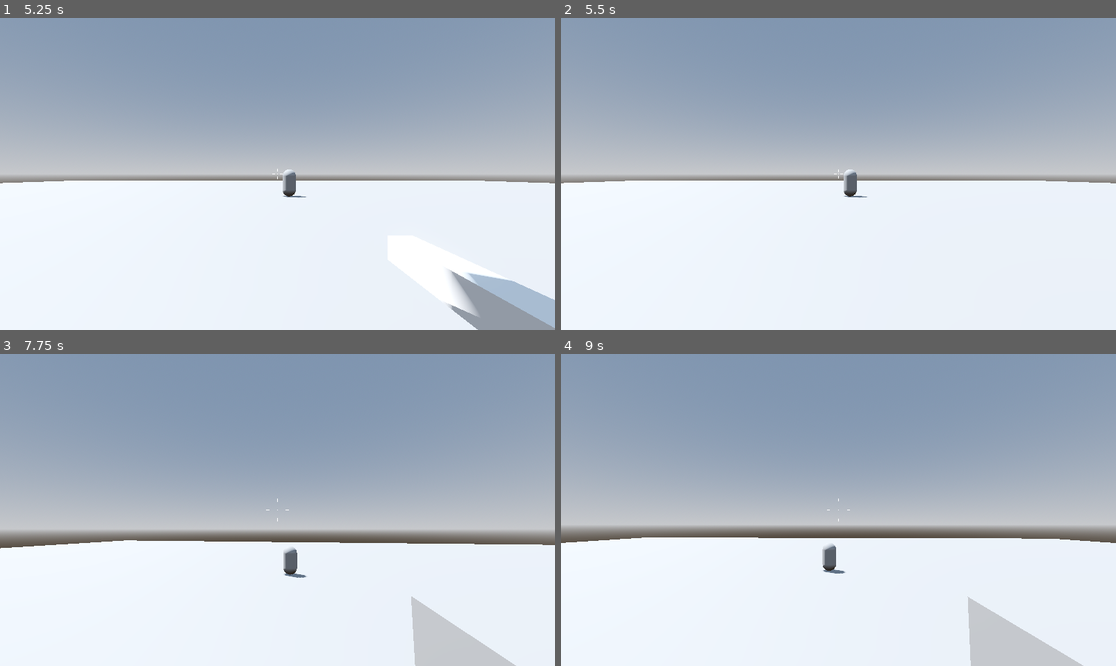
Above: before the commit, frames 1-4 (two rows, left to right).
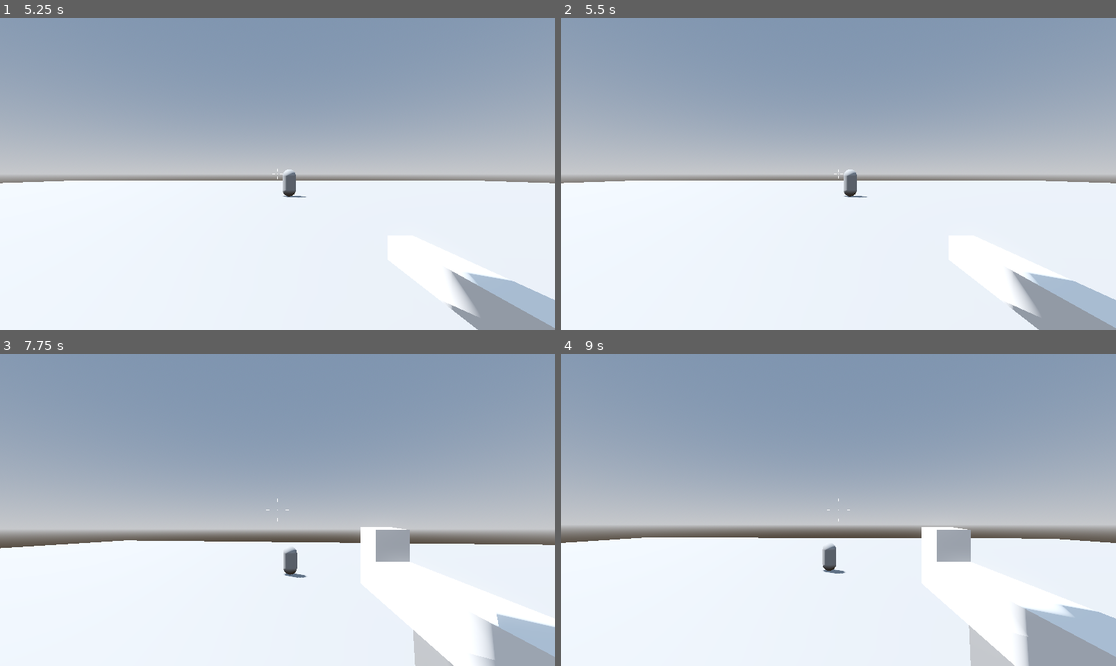
Above: after the commit, the same moments.

Repository: Vetherion/Vetherion
Game: Godot game, scene res://Scenes/3D_Level.tscn
Two runs of this game, one before a commit and one after it. Both use one fixed random seed, a clock stepped at 60 frames per second and the inputs below.
Inputs (mouse positions are in pixels of both pictures, inside the frame that each line leads up to):
- Up to frame 1 (5.25 s): tap Enter at 0.5 s; move the mouse to (305, 174) at 0.52 s; hold Up (arrow_up) from 0.53 s (still down); tap E (E) at 0.6, 2.3, 3.6, 4.55 s; tap Space (jump) at 0.77, 1.52, 2.75, 3.02, 3.77, 4.52 s; tap 3 (Punch) at 0.8, 1.35, 3.05, 4.35 s; move the mouse to (249, 174) at 1.27 s; click (249, 174) at 1.55 s; move the mouse to (288, 167) at 2.02 s; press the mouse at (288, 167) at 2.03 s; move the mouse to (271, 180) at 2.77 s; release the mouse at (271, 180) at 2.78 s; tap F (Car) at 2.85 s; move the mouse to (316, 177) at 3.52 s; press the mouse at (316, 177) at 3.53 s; move the mouse to (233, 170) at 4.27 s; release the mouse at (233, 170) at 4.28 s; move the mouse to (283, 174) at 5.02 s; tap 1 (Rifle) at 5.1 s
- Up to frame 2 (5.5 s): keep holding Up (arrow_up); tap 3 (Punch) at 5.3 s
- Up to frame 3 (7.75 s): tap Enter at 5.75 s; move the mouse to (255, 503) at 5.77 s; release Up (arrow_up) at 5.78 s; hold D (move_right) 5.78-6.53 s; tap 2 (Sniper) at 5.85 s; tap Space (jump) at 6.02, 6.77, 7.52 s; click (255, 503) at 6.05 s; move the mouse to (305, 510) at 6.52 s; hold Up (arrow_up) from 6.53 s (still down); tap Tab (TAB) at 6.6 s; tap E (E) at 6.8 s; move the mouse to (249, 510) at 7.27 s; click (249, 510) at 7.35 s; tap 3 (Punch) at 7.55 s
- Up to frame 4 (9 s): move the mouse to (849, 503) at 8.02 s; hold 6 (six) 8.03-8.78 s; click (849, 503) at 8.3 s; tap Space (jump) at 8.75 s; move the mouse to (832, 516) at 8.77 s; release Up (arrow_up) at 8.78 s; hold A (move_left) from 8.78 s (still down); tap Shift (sprint) at 8.85 s

Frame 1 is identical in both runs. In frame 2, 2.5% of the frame differs, in the area x 80-100%, y 80-100%; in frame 3, 3.9%; in frame 4, 4.7%, in the area x 64-100%, y 55-100%.
Error in both runs: Invalid assignment of property or key 'visible' with value of type 'int' on a base object of type 'null instance'. (res://Scripts/inventory.gd:16)

Commit message:
punch ertelendi

Diff:
--- a/Scenes/punch.tscn
+++ /dev/null
@@ -1,12 +0,0 @@
-[gd_scene load_steps=2 format=3 uid="uid://ct5otprcfwse2"]
-
-[ext_resource type="Script" path="res://Scripts/punch.gd" id="1_faf18"]
-
-[node name="punch" type="Node3D"]
-script = ExtResource("1_faf18")
-
-[node name="punch_fire_rate" type="Timer" parent="."]
-unique_name_in_owner = true
-wait_time = 0.5
-
-[connection signal="timeout" from="punch_fire_rate" to="." method="_on_punch_fire_rate_timeout"]
--- a/Scripts/punch.gd
+++ /dev/null
@@ -1,22 +0,0 @@
-extends WeaponClass
-
-func _physics_process(delta: float) -> void:
-			#Handle Fire
-	if  Input.is_action_pressed("left_click") and canshoot:
-		#Timer
-		canshoot = false
-		%punch_fire_rate.start()
-		#Raycast
-		var mousePos : Vector2 = get_viewport().get_size()/2
-		var from : Vector3 = get_parent().project_ray_origin(mousePos)
-		var to : Vector3 = from + get_parent().project_ray_normal(mousePos) * 1.5
-
-		var new_intersection : PhysicsRayQueryParameters3D = PhysicsRayQueryParameters3D.create(from, to)
-		var intersection : Dictionary = get_parent().get_world_3d().direct_space_state.intersect_ray(new_intersection)
-
-		if intersection and intersection.collider.is_in_group("Enemy"):
-			intersection.collider.damage(50.0)
-
-
-func _on_punch_fire_rate_timeout() -> void:
-	canshoot = true
--- a/Scripts/weapons.gd
+++ b/Scripts/weapons.gd
@@ -9,11 +9,7 @@
 
 var distance : float
 
-
 func _input(event: InputEvent) -> void:
-	if Input.is_action_just_pressed("Punch"):
-		var punch_scene : PackedScene = preload("res://Scenes/punch.tscn")
-		spawn_weapon(punch_scene)
 	if Input.is_action_just_pressed("Rifle"):
 		var rifle_scene : PackedScene = preload("res://Scenes/Rifle.tscn")
 		spawn_weapon(rifle_scene)
